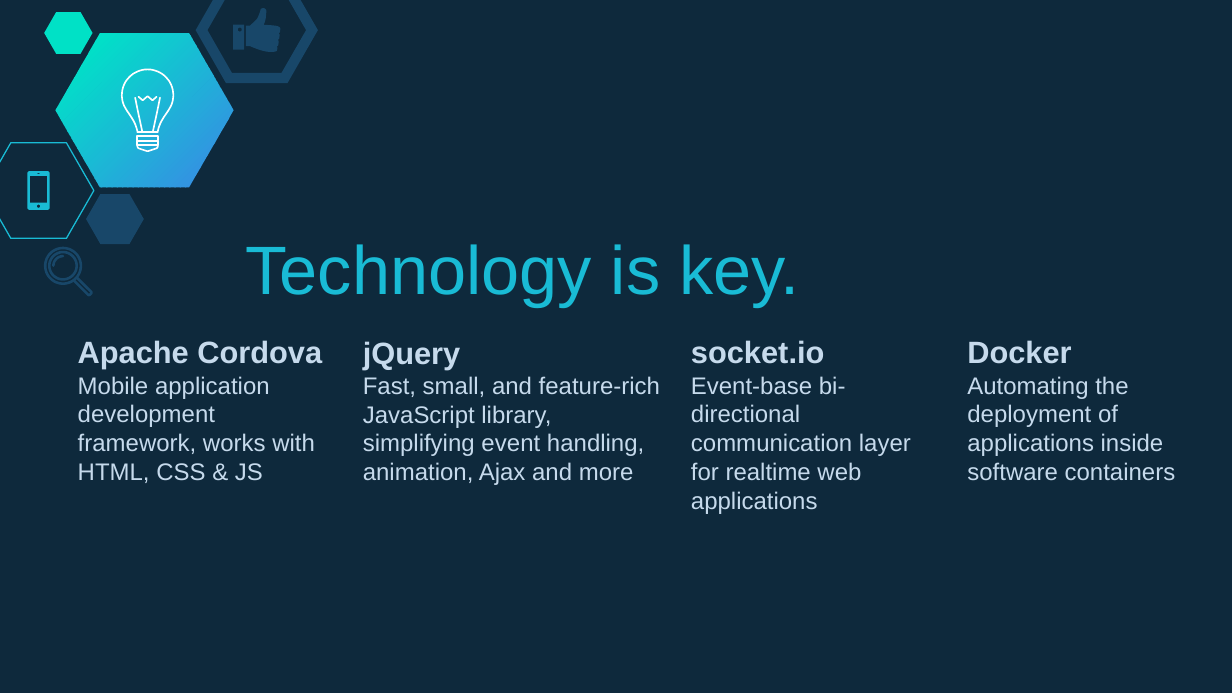
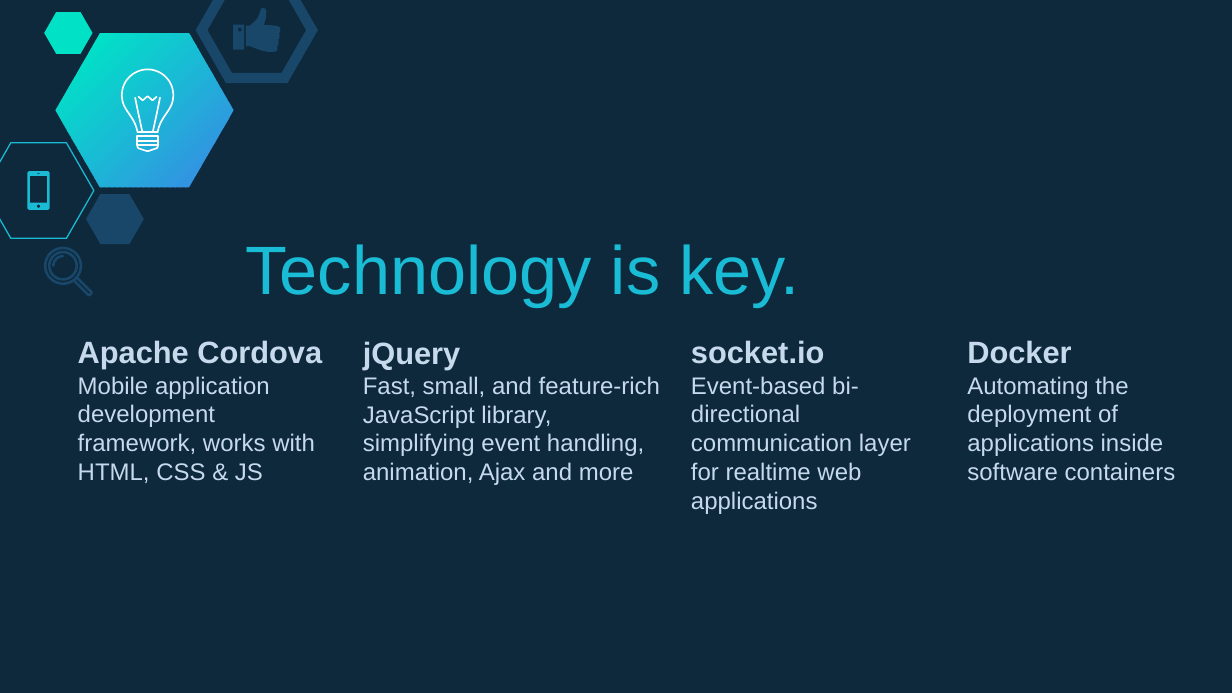
Before and after one commit to hsx925/Battleship, a slide deck: slide 7 of Documentation/Presentations/PitchBattleship.pptx. Drawn at 1232x693 pixels with LibreOffice and Linux fonts; fonts in the diff are those of the drawing. Boxes give left, top, right and bottom in pixels: in the first picture for what was removed or moved away, otherwise in the second. Text is boxed around its words. In the diff, an @@ line names an element or a change of style, - is before the commit and + after.

```diff
--- a/Documentation/Presentations/PitchBattleship.pptx
+++ b/Documentation/Presentations/PitchBattleship.pptx
@@ text at [691, 376, 911, 514]: text changed @@
-Event-base bi-directional communication layer for realtime web applications
+Event-based bi-directional communication layer for realtime web applications
```
Also in this commit, not shown: 5 other slides changed, 3 slides removed, 1 other file.
